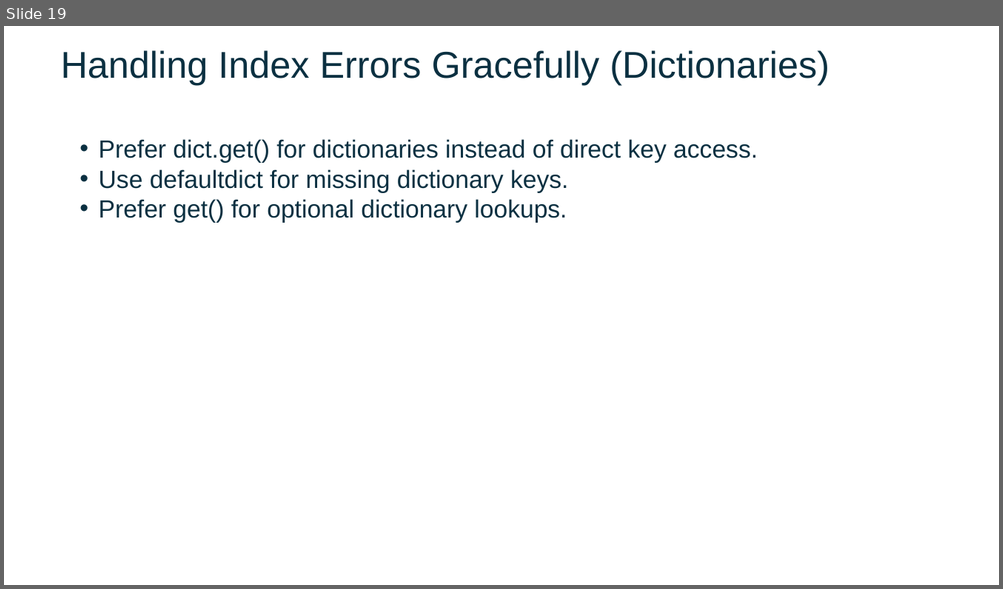
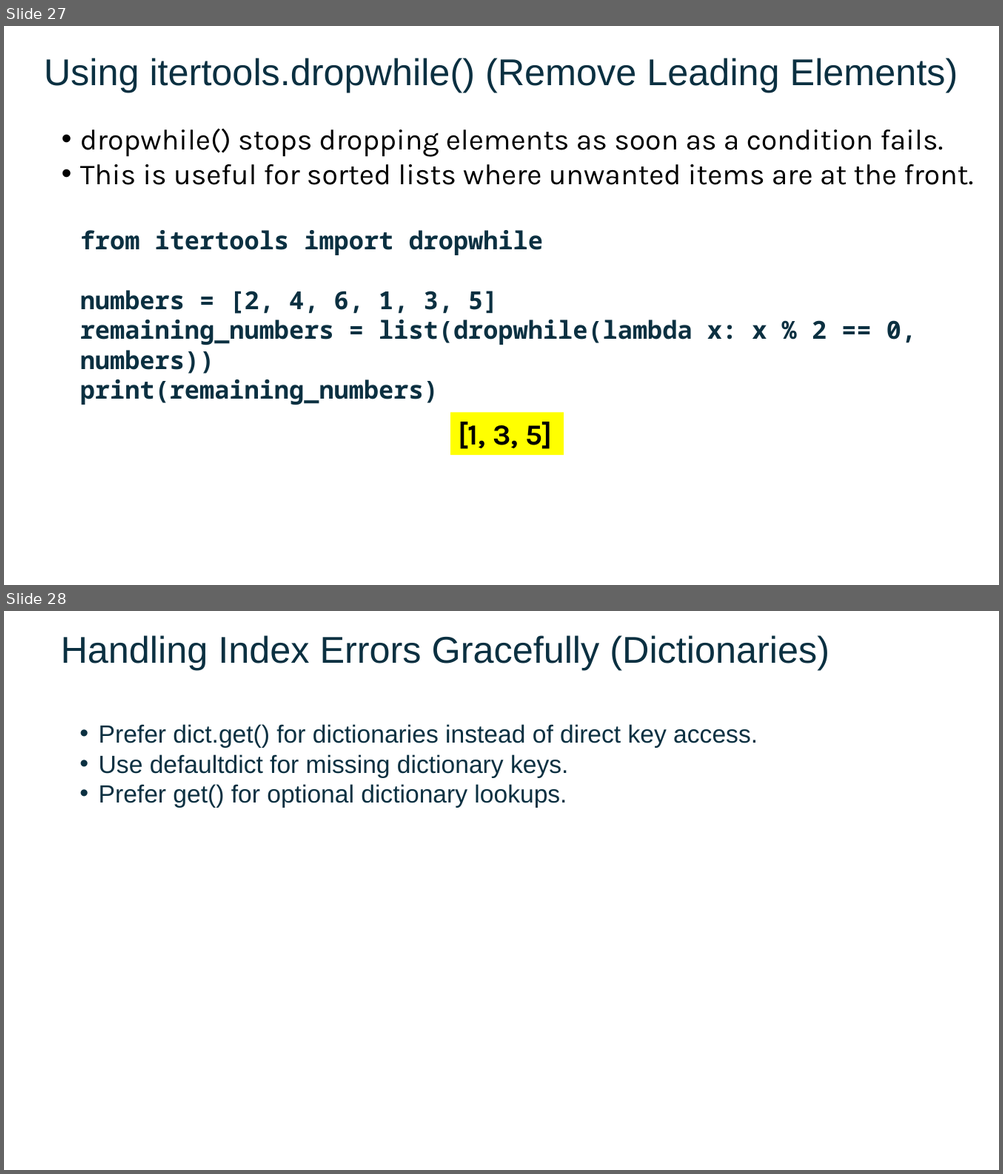
Before and after one commit to FSCJ-FacultyDev/SWC-Columbus-2025, a slide deck: Slides-Day2.pptx. Shown one above the other, each under a label of ours: slide 19 before the commit, slides 27 and 28 after it. The pictures are 1003x589 and 1003x1174 pixels, drawn with LibreOffice and Linux fonts; fonts in the diff are those of the drawing; background and template pictures are left out. Boxes give left, top, right and bottom in pixels: in the first picture for what was removed or moved away, otherwise in the second. Text is boxed around its words. In the diff, an @@ line names an element or a change of style, - is before the commit and + after.

```diff
--- a/Slides-Day2.pptx
+++ b/Slides-Day2.pptx
@@ slide 27 added at [4,26,999,585], background picture (left out) @@
@@ text added at [44,58,958,93], 36 pt, text #0B3041 @@
+Using itertools.dropwhile() (Remove Leading Elements)
@@ text added at [80,128,973,374], 24 pt, text #0B3041, bold @@
+  • dropwhile() stops dropping elements as soon as a condition fails.
+  • This is useful for sorted lists where unwanted items are at the front.
+  from itertools import dropwhile
+  numbers = [2, 4, 6, 1, 3, 5]
+  remaining_numbers = list(dropwhile(lambda x: x % 2 == 0, numbers))
+  print(remaining_numbers)
@@ rectangle added at [450,412,563,455], fill #FFFF00, 28 pt, text #000000, bold @@
+[1, 3, 5]
@@ what was slide 19 is now slide 28 @@
```
Also in this commit, not shown: 3 slides changed, 9 other slides added, 1 slide removed, 4 other files.
